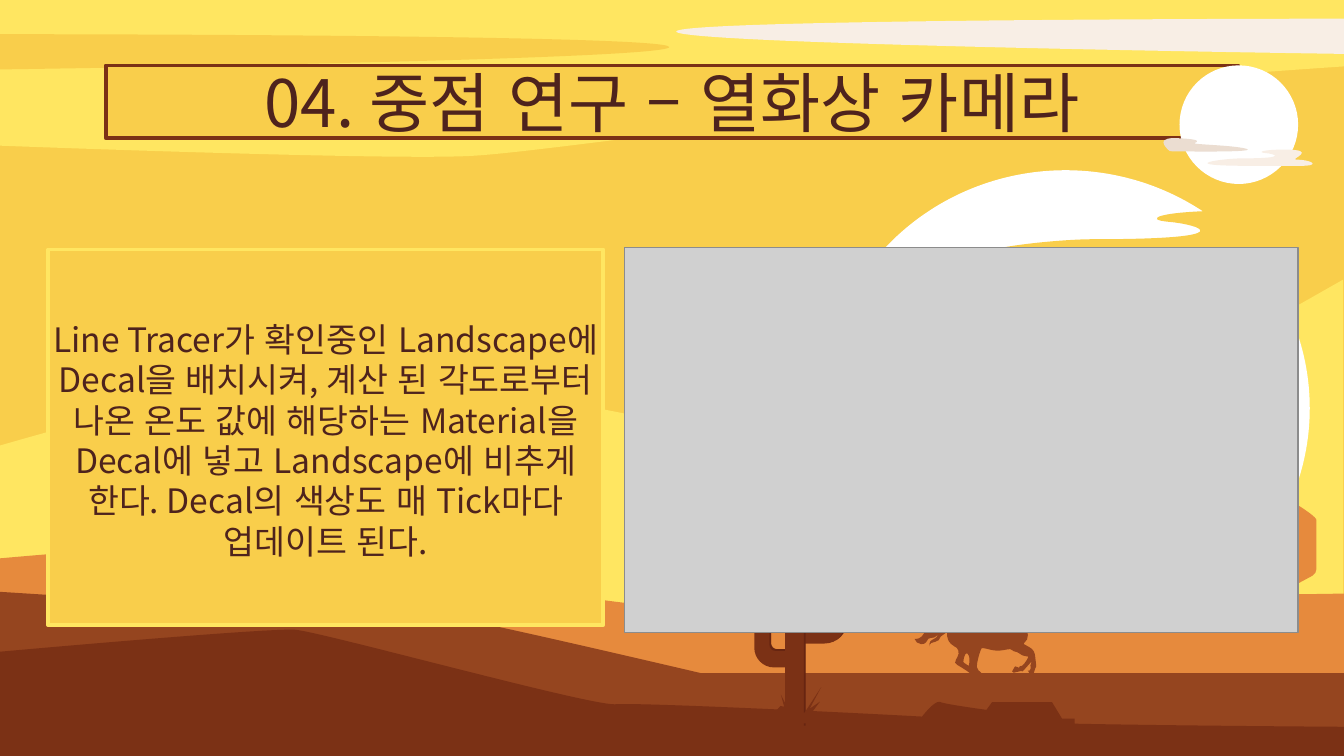
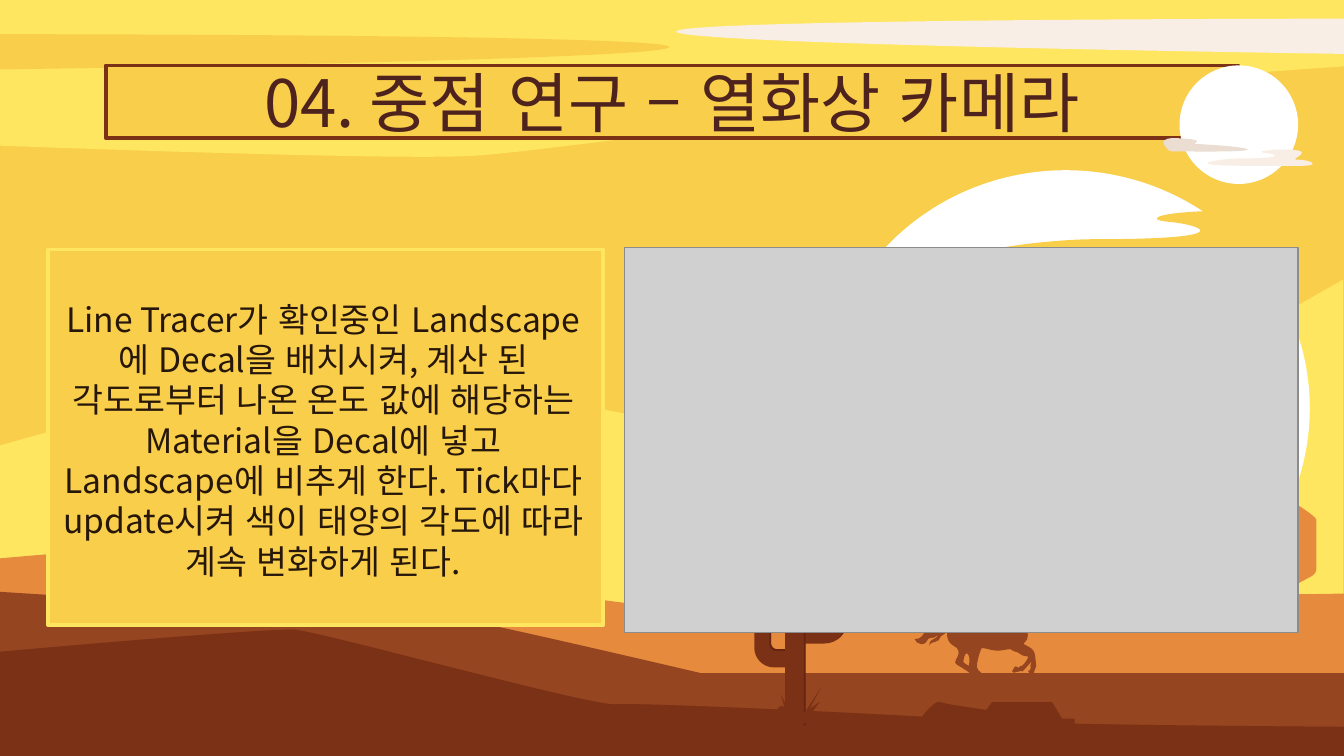
Before and after one commit to kkh3a4a/Survil_project, a slide deck: slide 14 of 기획/졸작제안서-2.pptx (slide 13 before the commit). Drawn at 1344x756 pixels with LibreOffice and Linux fonts; fonts in the diff are those of the drawing; grey boxes stand for pictures. Boxes give left, top, right and bottom in pixels: in the first picture for what was removed or moved away, otherwise in the second. Text is boxed around its words. In the diff, an @@ line names an element or a change of style, - is before the commit and + after.

```diff
--- a/기획/졸작제안서-2.pptx
+++ b/기획/졸작제안서-2.pptx
@@ text at box(63, 304, 583, 577): text changed; text colour #4E231D to #26170A @@
-Line Tracer가 확인중인 Landscape에 Decal을 배치시켜, 계산 된 각도로부터 나온 온도 값에 해당하는 Material을 Decal에 넣고 Landscape에 비추게 한다. Decal의 색상도 매 Tick마다 업데이트 된다.
+Line Tracer가 확인중인 Landscape에 Decal을 배치시켜, 계산 된 각도로부터 나온 온도 값에 해당하는 Material을 Decal에 넣고 Landscape에 비추게 한다. Tick마다 update시켜 색이 태양의 각도에 따라 계속 변화하게 된다.
```
Also in this commit, not shown: 5 other slides changed, 2 slides added.
